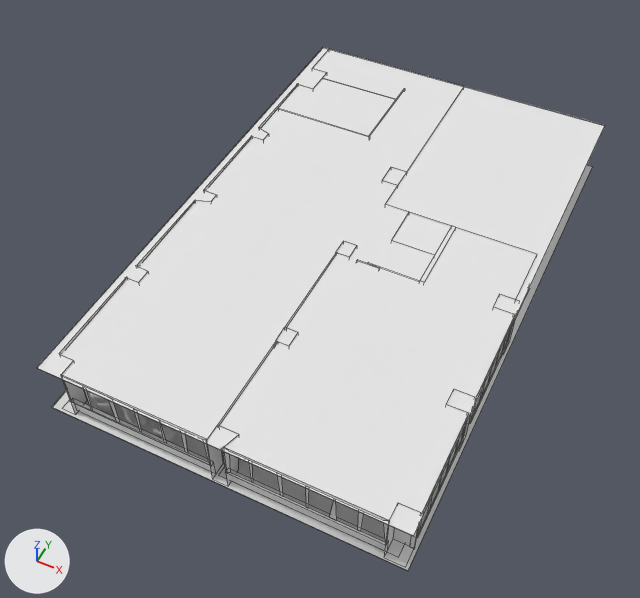
An edit to the OBJ model models/vrLabsModel/planta6.obj, drawn before and after from the same camera.
Both versions are drawn from a camera (50 mm lens) standing at (6.94, -16.25, 18.61) and looking at (-0.44, -1.48, 0.15). The lights are fixed; the arrows at lower left show +X, +Y and +Z. Mesh edges are drawn as thin lines on the coarser meshes. Where no turn or scale is listed for an object, it has been applied to the vertices.

Objects in the first picture: 'Techo_Cube.029', 'cristaleraAgora_Cube.007', 'cristalera_entrada_Cube.001', 'cristalerasFrontales_Cube.002', 'pared'.
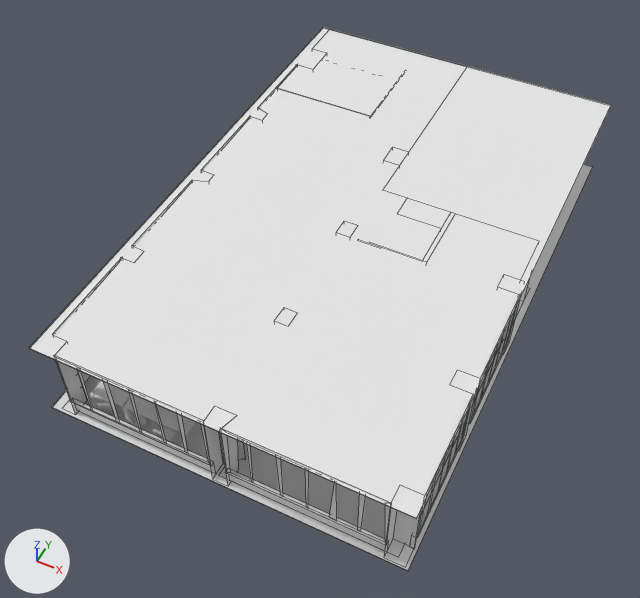
The newer file is also turned or shifted as a whole; pictures and numbers use the older file's frame.

Changed parts and their boxes [x1, y1, x2, y2] in the pictures (640 x 598 px; the box of a moved part takes in the faces that stretch with it):
'Techo_Cube.029', mesh moved: before [37, 47, 605, 536]; after [29, 27, 611, 519]
'pared', reshaped: before [52, 49, 593, 571]; after [52, 30, 593, 571]
'cristaleraAgora_Cube.007', reshaped (6% taller): before [217, 253, 380, 464]; after [218, 240, 381, 464]
'cristalerasFrontales_Cube.002', reshaped: before [278, 108, 368, 137]; after [277, 88, 371, 117]
'cristalera_entrada_Cube.001', reshaped (not visible afterwards): before [323, 78, 405, 137]
part 2 of me_cristaleraagora_cube_007, moved or reshaped: before [217, 253, 337, 456]; after [218, 432, 224, 456]
part 3 of me_cristaleraagora_cube_007, moved or reshaped: before [357, 259, 380, 269]; after [358, 240, 381, 248]
part 5 of me_pared, moved or reshaped: before [59, 49, 537, 557]; after [52, 30, 537, 557]
part 6 of me_pared, moved or reshaped: before [276, 327, 298, 347]; after [275, 307, 298, 327]

The change, as a diff of the scene's bpy script:
```diff
--- a/models/vrLabsModel/planta6.obj.py
+++ b/models/vrLabsModel/planta6.obj.py
@@ me_cristalera_entrada_cube_001 @@
 me_cristalera_entrada_cube_001.from_pydata(...)  # 28 vertices, 20 faces; spans x -4.73..-1.47, y 3.96..6.78, z -0.02..1.64
 # used by ob_cristalera_entrada_cube_001; location = (0.0, 0.0, 0.0)
+# me_cristalera_entrada_cube_001 part 1: all 8 vertices in x -4.14..-1.47, y 3.96..6.78, z 1.62..1.64 are moved by (0.0, 0.0, 0.7)
 me_cristalera_entrada_cube_001.materials.append(mat_glassmaterial)
@@ me_cristaleraagora_cube_007 @@
 me_cristaleraagora_cube_007.from_pydata(...)  # 40 vertices, 28 faces; spans x -0.21..2.2, y -7.17..-0.91, z 0.01..1.64
 # used by ob_cristaleraagora_cube_007; location = (0.0, 0.0, 0.0)
+# me_cristaleraagora_cube_007 part 2: all 8 vertices in x -0.21..-0.16, y -7.17..-0.97, z 1.64 are moved by (0.0, 0.0, 0.67)
+# me_cristaleraagora_cube_007 part 3: all 4 vertices in x 0.41..1.06, y -1.0..-0.96, z 1.64 are moved by (0.0, 0.0, 0.74)
 me_cristaleraagora_cube_007.materials.append(mat_glassmaterial)
@@ me_cristalerasfrontales_cube_002 @@
 me_cristalerasfrontales_cube_002.from_pydata(...)  # 20 vertices, 12 faces; spans x -4.67..2.2, y -0.94..4.0, z -0.02..1.64
 # used by ob_cristalerasfrontales_cube_002; location = (0.0, 0.0, 0.0)
 # before: 11 (-4.67, 4.0, 1.64) at pixel (278, 107), 13 (-1.48, 4.0, 1.64) at pixel (369, 136), 15 (-4.67, 3.97, 1.64) at pixel (277, 108), 17 (-1.48, 3.97, 1.64) at pixel (369, 136)
+# me_cristalerasfrontales_cube_002 part 4
+for i in [11, 13, 15, 17]: me_cristalerasfrontales_cube_002.vertices[i].co += Vector((0.0, 0.0, 0.76))
 me_cristalerasfrontales_cube_002.materials.append(mat_glassmaterial)
@@ me_pared @@
 # used by ob_pared; location = (0.0, 0.0, 0.0)
-me_pared.from_pydata(...)  # 443 vertices, 176 faces; spans x -4.9..4.8, y -7.7..7.7, z 0.0..1.7
+me_pared.from_pydata(...)  # 439 vertices, 176 faces; spans x -4.9..4.8, y -7.7..7.7, z 0.0..2.4
+# me_pared part 5: 156 vertices moved from x -4.7..4.8, y -7.6..7.7, z 0.0..1.7 to x -4.7..4.8, y -7.6..7.7, z 0.0..2.4; 19 vertices removed from x 0.2..4.7, y -0.7..7.7, z 0.0..1.7; 13 vertices added at x 0.2..4.7, y -0.7..7.7, z 0.0..2.4
+# me_pared part 6: 4 vertices moved from x -0.2..0.2, y -4.4..-3.9, z 1.7 to x -0.2..0.2, y -4.4..-3.9, z 2.4
 me_pared.materials.append(mat_material_paredes_png)
@@ me_techo_cube_029 @@
 me_techo_cube_029.from_pydata(...)  # 8 vertices, 5 faces; spans x -4.9..4.8, y -7.7..7.7, z 1.6
 # used by ob_techo_cube_029; location = (0.0, 0.0, 0.0)
+# me_techo_cube_029 part 7: the whole mesh is moved by (0.0, 0.0, 0.8)
 me_techo_cube_029.materials.append(mat_techomaterial)
```
